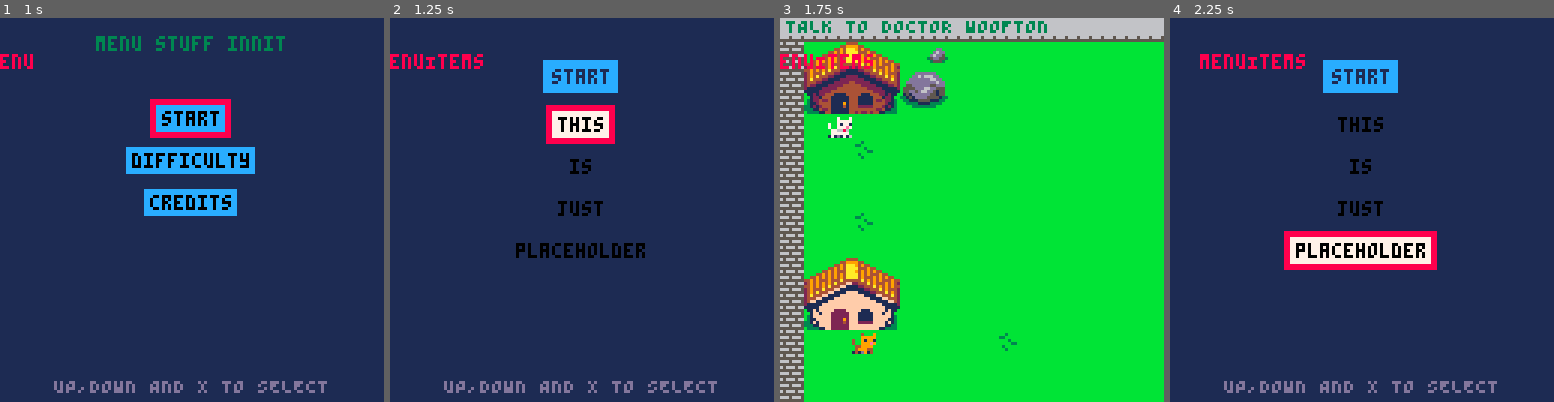
Above: before the commit, frames 1-4 (left to right).
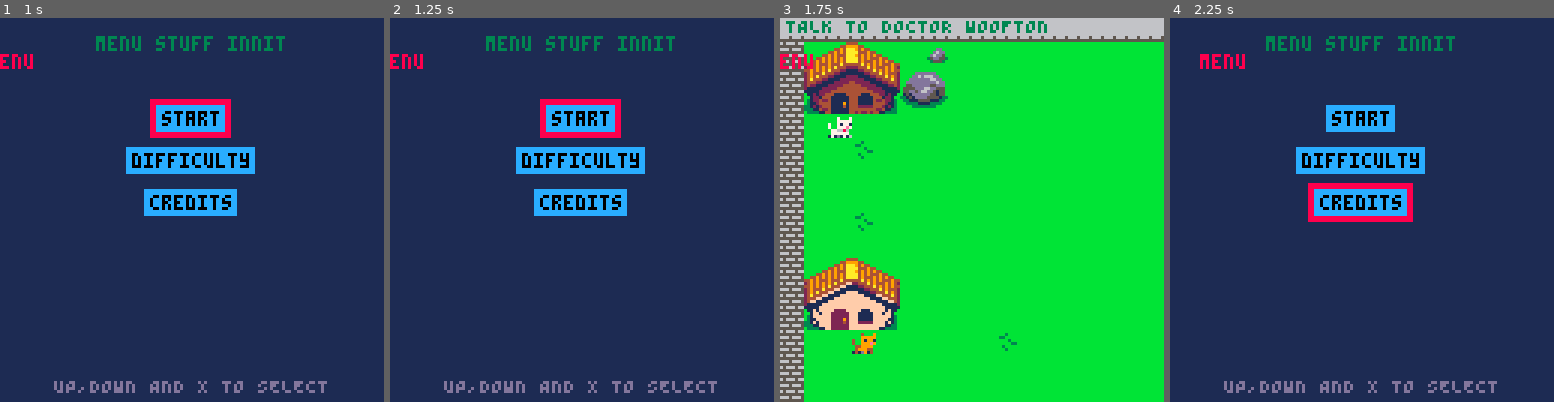
Above: after the commit, the same moments.

Repository: Mackeriah/FurlockBones-game
Game: PICO-8 cartridge furlock bones.p8
The game is run twice, just before and just after one commit, with the same random seed, the same clock (stepped at 60 frames per second) and the same inputs.
Inputs:
- Up to frame 1 (1 s): tap X (X key) at 0.33 s; tap O (Z key) at 0.7 s
- Up to frame 2 (1.25 s): tap X (X key) at 1.07 s
- Up to frame 3 (1.75 s): hold Right from 1.6 s (still down); tap O (Z key) at 1.7 s
- Up to frame 4 (2.25 s): tap X (X key) at 1.85 s; release Right at 2.1 s; tap O (Z key) at 2.1 s; hold Up from 2.15 s (still down)

Frame 1 is identical in both runs. In frame 2, 9.4% of the frame differs, in the area x 9-75%, y 4-63%; in frame 3, 0.3%; in frame 4, 13%, in the area x 20-75%, y 4-66%.

Commit message:
almost done with menu

Diff:
--- a/furlock bones.p8
+++ b/furlock bones.p8
@@ -470,16 +469,22 @@
 		end
 	end
 
+
+
 	if (btnp(❎)) then
-		if wordgame.state == "menu" then
-			wordgame.state = "menuItems"
-		elseif wordgame.state == "questionList" then
-			wordgame.state = "chosenQuestion"
-		end
-		--[[ this updates the answered array using whatever the chosen question number
-			 was and sets it as true, so that when all questions are true we know
-			 the player has completed the wordgame ]]
-		wordgame.answered[wordgame.selectedQuestion] = true
+		if wordgame.selectedQuestion == 1 then
+			-- start game
+		else
+			if wordgame.state == "menu" then
+				wordgame.state = "menuItems"
+			elseif wordgame.state == "questionList" then
+				wordgame.state = "chosenQuestion"
+			end
+			--[[ this updates the answered array using whatever the chosen question number
+				was and sets it as true, so that when all questions are true we know
+				the player has completed the wordgame ]]
+			wordgame.answered[wordgame.selectedQuestion] = true
+		end
 	end
 
 	-- determine longest question
@@ -507,10 +512,14 @@
 		if wordgame.selectedQuestion == i then rectfill(tx-4,ty-4,tx+#txt*4+2,ty+6+2,8) end
 
 		-- inner question box
-		if wordgame.answered[i] == true then
-			rectfill(tx-2,ty-2,tx+#txt*4,ty+6,11) -- colour box green if already answered
-		else
+		if wordgame.state == "menu" then
 			rectfill(tx-2,ty-2,tx+#txt*4,ty+6,12)
+		elseif wordgame.state == "questionList" then
+			if wordgame.answered[i] == true then
+				rectfill(tx-2,ty-2,tx+#txt*4,ty+6,11) -- colour box green if already answered
+			else
+				rectfill(tx-2,ty-2,tx+#txt*4,ty+6,12)
+			end
 		end
 		print(txt, tx, ty, 0) -- display question text
 	end
@@ -630,13 +639,23 @@
 		local tx = camera_x + 64 - #txt * 2 -- centre text based on length of string txt
 		local ty = textbox_yy - 5 +(i*14) -- padding for top of box but as loop starts at 1 we subtract 5
 
+	if wordgame.state == "menuItems" then
+		--rectfill(tx-4,ty-4,tx+#txt*4+2,ty+6+2,8) -- this draws the border (to select answer)
+		rectfill(tx-2,ty-2,tx+#txt*4,ty+6,12) -- this draws the box
+	end
+
 		if wordgame.selectedAnswer == i then
 			if wordgame.correct == "true" then
 				rectfill(tx-4,ty-4,tx+#txt*4+2,ty+6+2,11) -- colour green to indicate correct
 				rectfill(tx-2,ty-2,tx+#txt*4,ty+6,11) -- this draws the box
 			else
-				rectfill(tx-4,ty-4,tx+#txt*4+2,ty+6+2,8) -- this draws the border (to select answer)
-				rectfill(tx-2,ty-2,tx+#txt*4,ty+6,7) -- this draws the box
+				if wordgame.state == "menuItems" then
+					rectfill(tx-4,ty-4,tx+#txt*4+2,ty+6+2,8) -- this draws the border (to select answer)
+					rectfill(tx-2,ty-2,tx+#txt*4,ty+6,12) -- this draws the box
+				elseif wordgame.state == "chosenQuestion" then
+					rectfill(tx-4,ty-4,tx+#txt*4+2,ty+6+2,8) -- this draws the border (to select answer)
+					rectfill(tx-2,ty-2,tx+#txt*4,ty+6,7) -- this draws the box
+				end
 			end
 		end
 		print(txt, tx, ty, 0) -- print the answers in the boxes
